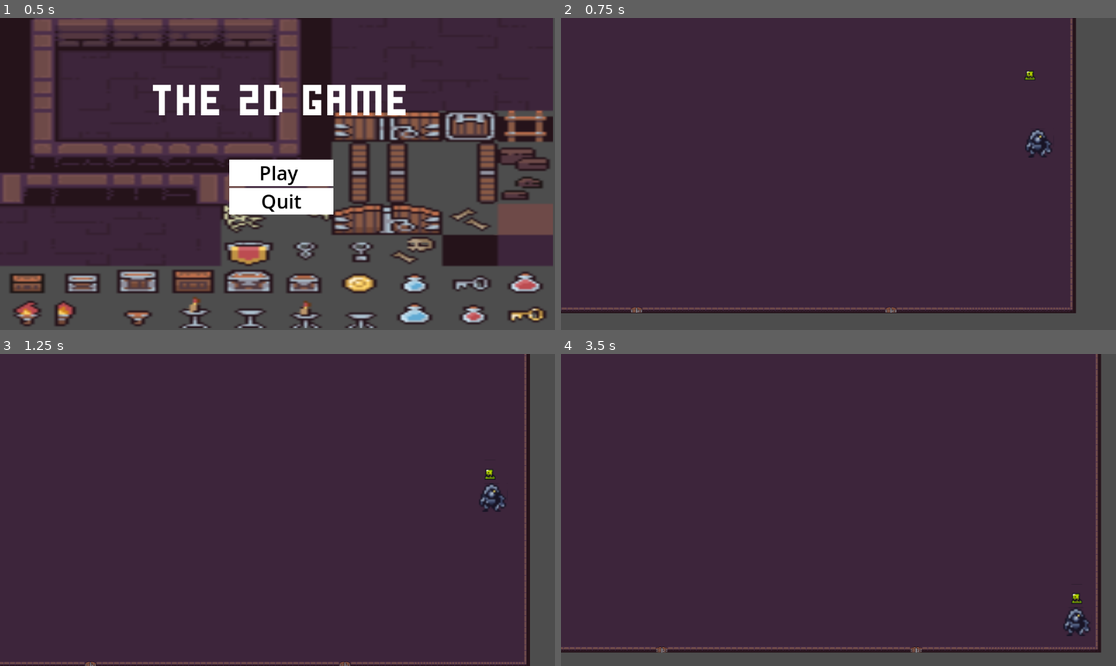
Above: before the commit, frames 1-4 (two rows, left to right).
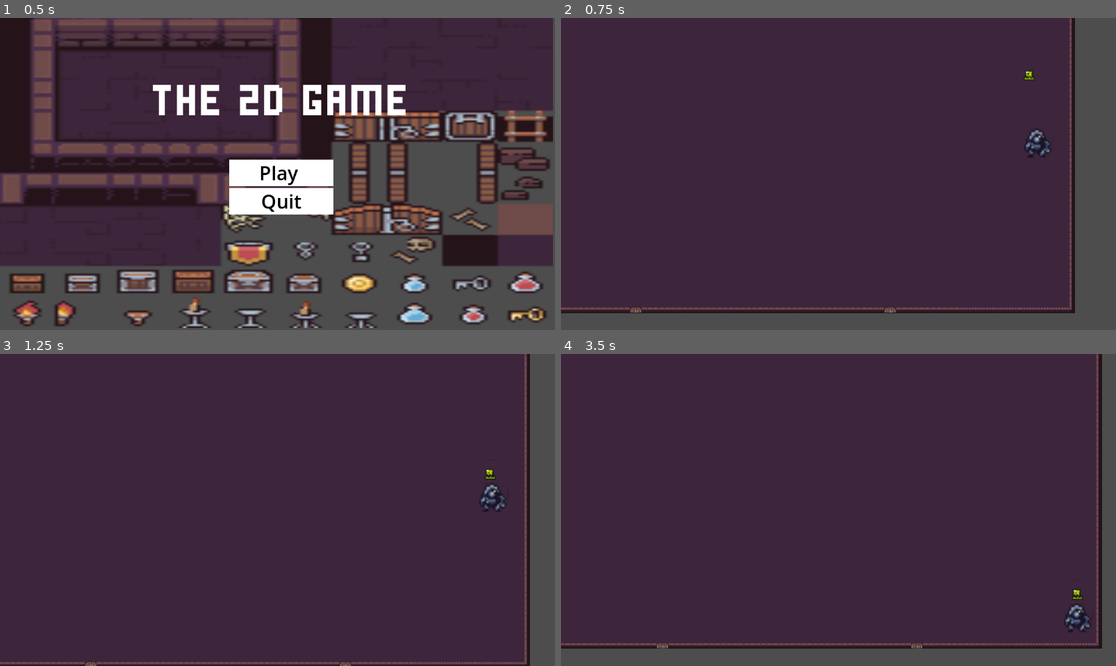
Above: after the commit, the same moments.

Repository: VergilDsanji66/The2DGame
Game: Godot game, scene res://Scenes/MainMenu.tscn
Two runs of this game, one before a commit and one after it. Both use one fixed random seed, a clock stepped at 60 frames per second and the inputs below.
Inputs (mouse positions are in pixels of both pictures, inside the frame that each line leads up to):
- Up to frame 1 (0.5 s): no input
- Up to frame 2 (0.75 s): click "Play" at 0.5 s
- Up to frame 3 (1.25 s): no input
- Up to frame 4 (3.5 s): tap Enter (ui_accept) at 1.25, 1.52, 2, 2.27 s; move the mouse to (960, 494) at 1.27 s; hold Right (ui_right) 1.28-2.03 s; hold F 1.28-2.03 s; click (960, 494) at 1.42 s; move the mouse to (727, 525) at 2.02 s; hold Down (ui_down) 2.03-2.78 s; tap Q at 2.1 s; move the mouse to (894, 441) at 2.77 s; hold Right (ui_right) from 2.78 s (still down); tap Space at 2.85 s

Frame 1 is identical in both runs. In frame 2, 0.7% of the frame differs, in the area x 0-93%, y 0-95%; in frame 3, 0.2%; in frame 4, 3.4%, in the area x 0-98%, y 0-96%.

Commit message:
Added pause function

Diff:
--- /dev/null
+++ b/Scenes/PauseMenu.gdshader
@@ -0,0 +1,18 @@
+shader_type canvas_item;
+
+uniform sampler2D screen_texture : hint_screen_texture, filter_linear_mipmap;
+uniform float amount: hint_range(0.0, 5.0);
+
+void vertex() {
+	// Called for every vertex the material is visible on.
+}
+
+void fragment() {
+	vec4 color = textureLod(screen_texture, SCREEN_UV, amount);
+	COLOR = color;
+}
+
+//void light() {
+	// Called for every pixel for every light affecting the CanvasItem.
+	// Uncomment to replace the default light processing function with this one.
+//}
--- /dev/null
+++ b/Scenes/PauseMenu.tscn
@@ -0,0 +1,75 @@
+[gd_scene load_steps=6 format=3 uid="uid://buhmvdnkigpd8"]
+
+[ext_resource type="Script" path="res://Scenes/pause_menu.gd" id="1_ujqrg"]
+[ext_resource type="Shader" path="res://Scenes/PauseMenu.gdshader" id="2_pqlq2"]
+[ext_resource type="FontFile" uid="uid://cgyn2ycbrwuaw" path="res://Assets/Fonts/Stacked pixel.ttf" id="2_vnxon"]
+
+[sub_resource type="ShaderMaterial" id="ShaderMaterial_be6wl"]
+shader = ExtResource("2_pqlq2")
+shader_parameter/amount = 2.0
+
+[sub_resource type="StyleBoxFlat" id="StyleBoxFlat_16mr8"]
+bg_color = Color(1, 1, 1, 1)
+border_color = Color(0, 0, 0, 1)
+
+[node name="pause_menu" type="Control"]
+layout_mode = 3
+anchors_preset = 15
+anchor_right = 1.0
+anchor_bottom = 1.0
+grow_horizontal = 2
+grow_vertical = 2
+script = ExtResource("1_ujqrg")
+
+[node name="ColorRect" type="ColorRect" parent="."]
+material = SubResource("ShaderMaterial_be6wl")
+layout_mode = 0
+offset_left = -3328.0
+offset_top = -1956.0
+offset_right = 2944.0
+offset_bottom = 1860.0
+
+[node name="VBoxContainer" type="VBoxContainer" parent="."]
+clip_contents = true
+layout_mode = 1
+anchors_preset = 8
+anchor_left = 0.5
+anchor_top = 0.5
+anchor_right = 0.5
+anchor_bottom = 0.5
+offset_left = -145.0
+offset_top = -10.0
+offset_right = 145.0
+offset_bottom = 104.0
+grow_horizontal = 2
+grow_vertical = 2
+size_flags_horizontal = 4
+size_flags_vertical = 4
+
+[node name="Main Menu" type="Button" parent="VBoxContainer"]
+layout_mode = 2
+size_flags_horizontal = 5
+size_flags_vertical = 2
+theme_override_colors/font_color = Color(0, 0, 0, 1)
+theme_override_font_sizes/font_size = 40
+theme_override_styles/normal = SubResource("StyleBoxFlat_16mr8")
+text = " Main Menu  "
+
+[node name="Label" type="Label" parent="."]
+layout_mode = 1
+anchors_preset = 8
+anchor_left = 0.5
+anchor_top = 0.5
+anchor_right = 0.5
+anchor_bottom = 0.5
+offset_left = -136.0
+offset_top = -133.0
+offset_right = 137.0
+offset_bottom = -58.0
+grow_horizontal = 2
+grow_vertical = 2
+theme_override_fonts/font = ExtResource("2_vnxon")
+theme_override_font_sizes/font_size = 91
+text = "Paused"
+
+[connection signal="pressed" from="VBoxContainer/Main Menu" to="." method="_on_main_menu_pressed"]
--- /dev/null
+++ b/Scenes/Stage 1/game.gd
@@ -0,0 +1,19 @@
+extends Node2D
+
+@onready var PauseMenu = $pause
+
+var paused = false
+# Called every frame. 'delta' is the elapsed time since the previous frame.
+func _process(delta):
+	if Input.is_action_just_pressed("pause"):
+		pauseMenu()
+
+func pauseMenu():
+	if paused:
+		PauseMenu.hide()
+		Engine.time_scale = 1
+	else:
+		PauseMenu.show()
+		Engine.time_scale = 0
+
+	paused = !paused
--- a/Scenes/Stage 1/game.tscn
+++ b/Scenes/Stage 1/game.tscn
@@ -1,11 +1,13 @@
-[gd_scene load_steps=11 format=3 uid="uid://crg5d7is6vim4"]
+[gd_scene load_steps=13 format=3 uid="uid://crg5d7is6vim4"]
 
 [ext_resource type="Texture2D" uid="uid://dg3ytfitip123" path="res://Assets/character and tileset/demonstration.png" id="1_0557w"]
+[ext_resource type="Script" path="res://Scenes/Stage 1/game.gd" id="1_ccycs"]
 [ext_resource type="PackedScene" uid="uid://mdtudgdcs0n" path="res://scripts/player/player.tscn" id="2_l6aqr"]
 [ext_resource type="PackedScene" uid="uid://bidbt72hyi5eq" path="res://scripts/enemies/enemies.tscn" id="3_xhgnf"]
 [ext_resource type="Script" path="res://addons/phantom_camera/scripts/phantom_camera_host/phantom_camera_host.gd" id="4_hgve4"]
 [ext_resource type="Script" path="res://addons/phantom_camera/scripts/phantom_camera/phantom_camera_2d.gd" id="5_yqvn2"]
 [ext_resource type="Script" path="res://addons/phantom_camera/scripts/resources/tween_resource.gd" id="6_6gqom"]
+[ext_resource type="PackedScene" uid="uid://buhmvdnkigpd8" path="res://Scenes/PauseMenu.tscn" id="8_o84hj"]
 
 [sub_resource type="TileSetAtlasSource" id="TileSetAtlasSource_5d4jf"]
 texture = ExtResource("1_0557w")
@@ -228,6 +230,7 @@
 size = Vector2(1876, 1019)
 
 [node name="game" type="Node2D"]
+script = ExtResource("1_ccycs")
 
 [node name="TileMap" type="TileMap" parent="."]
 light_mask = 0
@@ -248,12 +251,12 @@
 
 [node name="Camera2D" type="Camera2D" parent="."]
 physics_interpolation_mode = 1
-position = Vector2(-112, -103)
+position = Vector2(-89, -103)
 zoom = Vector2(0.75, 0.75)
-limit_left = -1164
-limit_top = -591
-limit_right = 656
-limit_bottom = 379
+limit_left = -1197
+limit_top = -604
+limit_right = 679
+limit_bottom = 416
 
 [node name="PhantomCameraHost" type="Node" parent="Camera2D"]
 process_priority = 300
@@ -261,7 +264,7 @@
 script = ExtResource("4_hgve4")
 
 [node name="PhantomCamera2D" type="Node2D" parent="." node_paths=PackedStringArray("follow_target")]
-position = Vector2(-112, -103)
+position = Vector2(-89, -103)
 script = ExtResource("5_yqvn2")
 follow_mode = 5
 follow_target = NodePath("../Player")
@@ -276,6 +279,18 @@
 [node name="camera_bounds" type="Area2D" parent="."]
 
 [node name="CollisionShape2D" type="CollisionShape2D" parent="camera_bounds"]
-position = Vector2(-257, -104.5)
+position = Vector2(-259, -94)
 shape = SubResource("RectangleShape2D_npclp")
 disabled = true
+
+[node name="pause" parent="." instance=ExtResource("8_o84hj")]
+visible = false
+anchors_preset = 8
+anchor_left = 0.5
+anchor_top = 0.5
+anchor_right = 0.5
+anchor_bottom = 0.5
+offset_left = -245.0
+offset_top = -123.0
+offset_right = -245.0
+offset_bottom = -123.0
--- /dev/null
+++ b/Scenes/pause_menu.gd
@@ -0,0 +1,13 @@
+extends Control
+
+
+#@onready var game =$pause
+#
+#func _on_resume_pressed():
+	#game.puseMenu()
+
+
+
+
+func _on_main_menu_pressed():
+	get_tree().change_scene_to_file("res://Scenes/MainMenu.tscn")
--- a/project.godot
+++ b/project.godot
@@ -66,6 +66,11 @@
 , Object(InputEventKey,"resource_local_to_scene":false,"resource_name":"","device":-1,"window_id":0,"alt_pressed":false …(186 unchanged characters)…
 ]
 }
+pause={
+"deadzone": 0.5,
+"events": [Object(InputEventKey,"resource_local_to_scene":false,"resource_name":"","device":-1,"window_id":0,"alt_pressed":false,"shift_pressed":false,"ctrl_pressed":false,"meta_pressed":false,"pressed":false,"keycode":0,"physical_keycode":4194305,"key_label":0,"unicode":0,"location":0,"echo":false,"script":null)
+]
+}
 
 [rendering]
 
